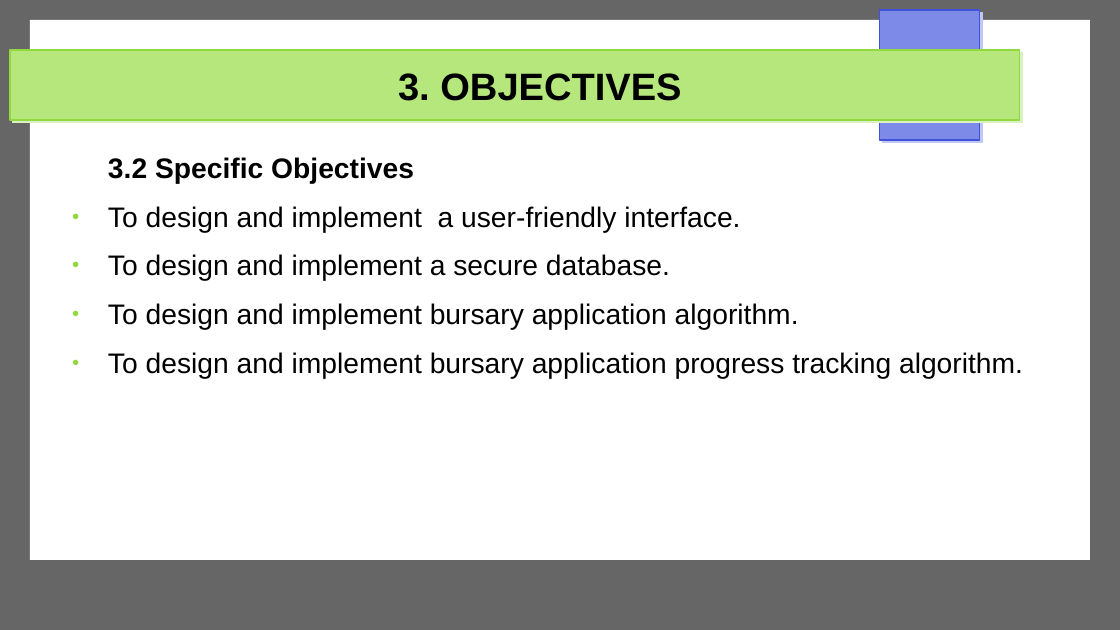
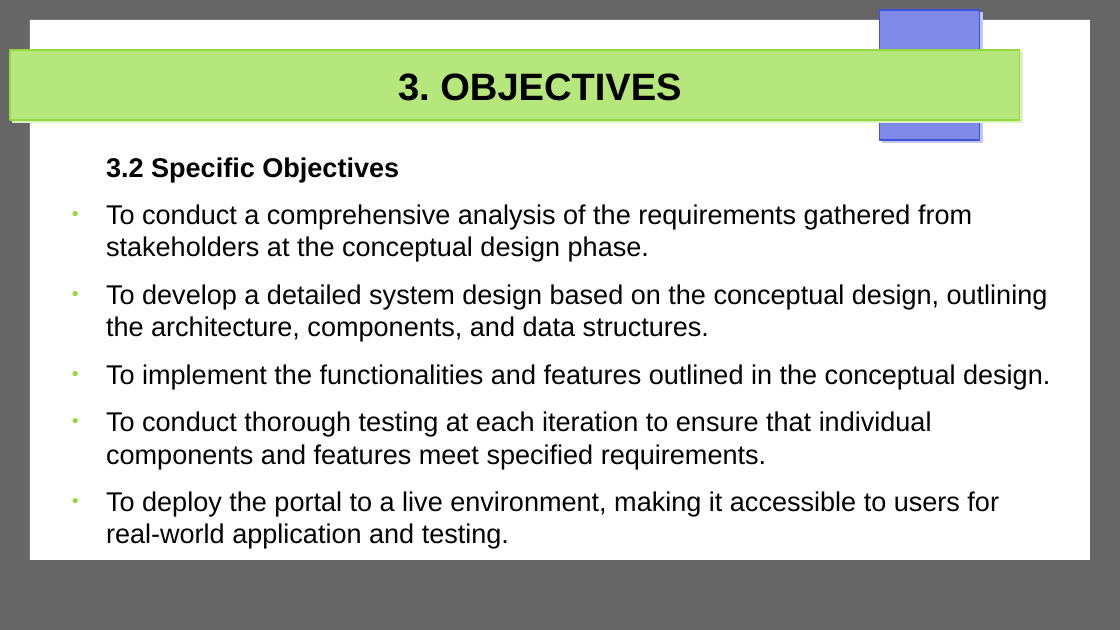
Before and after one commit to Michael-Otieno-Kasuku/Mashinani, a slide deck: slide 10 of docs/proposal/mashinani.pptx. Drawn at 1120x630 pixels with LibreOffice and Linux fonts; fonts in the diff are those of the drawing. Boxes give left, top, right and bottom in pixels: in the first picture for what was removed or moved away, otherwise in the second. Text is boxed around its words. In the diff, an @@ line names an element or a change of style, - is before the commit and + after.

```diff
--- a/docs/proposal/mashinani.pptx
+++ b/docs/proposal/mashinani.pptx
@@ text at bbox=[106, 157, 399, 182]: size 20 to 19.2 pt in "3.2 Specific Objectives"; indent changed @@
@@ text at bbox=[106, 204, 1050, 548]: text changed; size 20 to 19.2 pt @@
-● To design and implement a user-friendly interface.
-● To design and implement a secure database.
-● To design and implement bursary application algorithm.
-● To design and implement bursary application progress tracking algorithm.
+● To conduct a comprehensive analysis of the requirements gathered from stakeholders at the conceptual design phase.
+● To develop a detailed system design based on the conceptual design, outlining the architecture, components, and data structures.
+● To implement the functionalities and features outlined in the conceptual design.
+● To conduct thorough testing at each iteration to ensure that individual components and features meet specified requirements.
+● To deploy the portal to a live environment, making it accessible to users for real-world application and testing.
```
Also in this commit, not shown: 9 other slides changed, 4 slides added, 4 slides removed, 3 other files.
